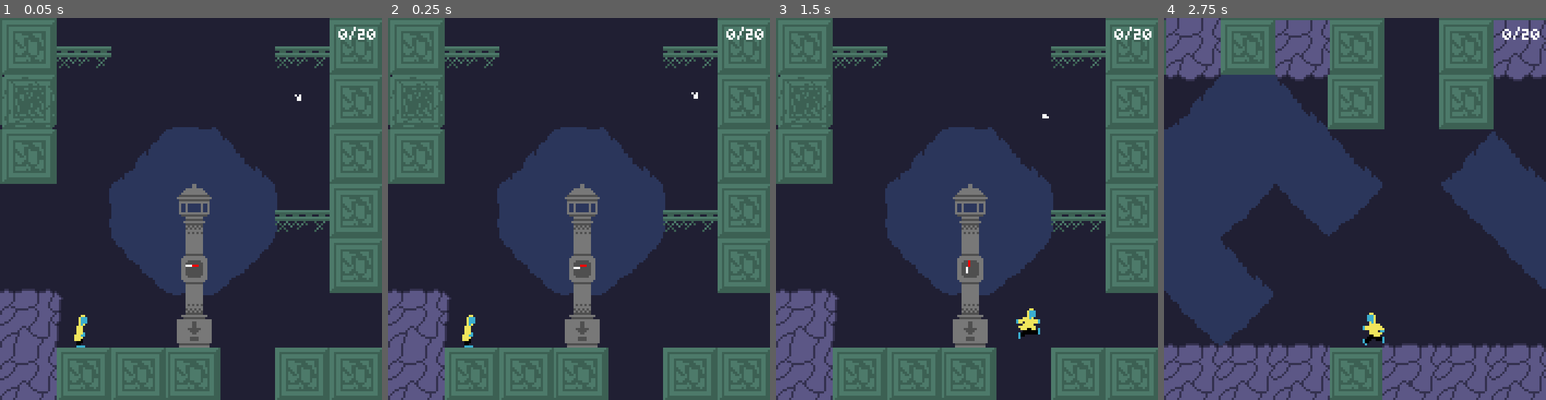
Above: before the commit, frames 1-4 (left to right).
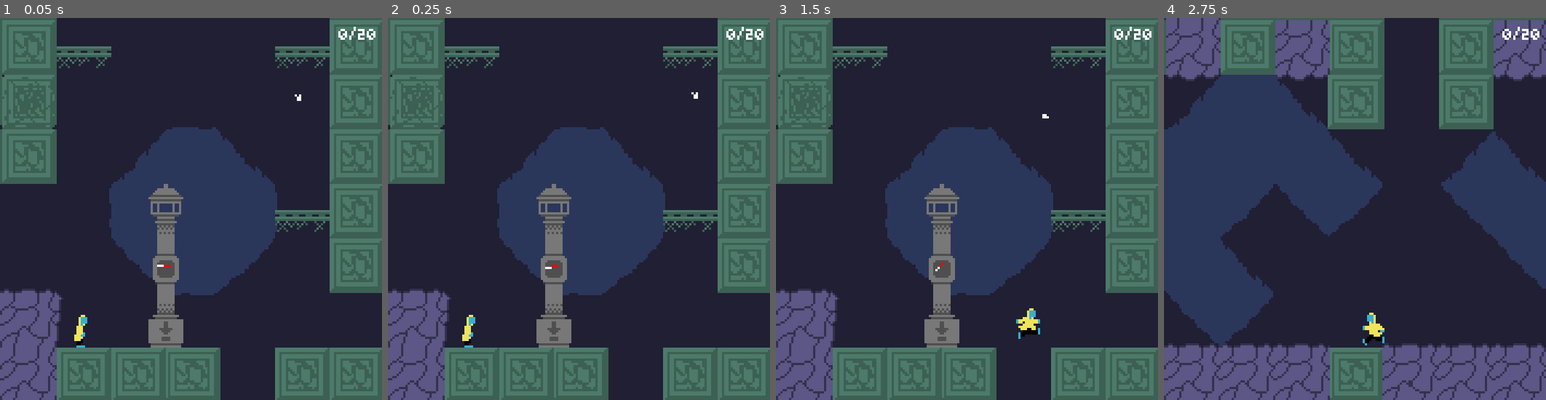
Above: after the commit, the same moments.

Repository: tabrasel/Glowkeeper
Game: Godot game, scene res://scenes/game.tscn
Two runs of this game, one before a commit and one after it. Both use one fixed random seed, a clock stepped at 60 frames per second and the inputs below.
Inputs:
- Up to frame 1 (0.05 s): no input
- Up to frame 2 (0.25 s): no input
- Up to frame 3 (1.5 s): hold Right (ui_right) from 0.53 s (still down); tap Z (jump) at 0.77 s
- Up to frame 4 (2.75 s): tap Z (jump) at 1.52 s; release Right (ui_right) at 2.03 s; hold Left (ui_left) from 2.03 s (still down)

The runs differ from the first frame. In frame 1, 4.7% of the frame differs, in the area x 38-56%, y 43-87%; in frame 2, 4.7%; in frame 3, 4.7%; in frame 4, nothing differs.

Commit message:
Fix fireflies targeting lantern top upon deposit

Diff:
--- a/scenes/lantern.tscn
+++ b/scenes/lantern.tscn
@@ -41,22 +41,9 @@
 }]
 
 [sub_resource type="RectangleShape2D" id="RectangleShape2D_3m7kd"]
-size = Vector2(16, 8)
-
-[sub_resource type="Curve2D" id="Curve2D_148v1"]
-_data = {
-"points": PackedVector2Array(0, 0, 0, 0, 1, -9, -5.48008, 21.39, 5.48008, -21.39, -15, -43, 0, 0, 0, 0, 11, -64)
-}
-point_count = 3
-
-[sub_resource type="Curve2D" id="Curve2D_pwod2"]
-_data = {
-"points": PackedVector2Array(0, 0, 0, 0, 25, -9, -1.23744, 21.2132, 1.23744, -21.2132, 42, -36, 0, 0, 0, 0, 15, -64)
-}
-point_count = 3
+size = Vector2(16, 15)
 
 [node name="Lantern" type="Node2D" node_paths=PackedStringArray("top_marker", "deposit_area", "deposit_sign_sprite")]
-position = Vector2(-13, 0)
 script = ExtResource("1_vihed")
 top_marker = NodePath("TopMarker")
 deposit_area = NodePath("DepositArea")
@@ -64,22 +51,22 @@
 firefly_resource = ExtResource("2_uhpnt")
 
 [node name="Sprite2D" type="Sprite2D" parent="."]
-position = Vector2(13, -37)
+position = Vector2(0, -37)
 texture = ExtResource("1_btv82")
 
 [node name="DepositSign" type="AnimatedSprite2D" parent="."]
-position = Vector2(13, -12)
+position = Vector2(0, -12)
 sprite_frames = SubResource("SpriteFrames_u4sbh")
 animation = &"idle"
 
 [node name="DepositArea" type="Area2D" parent="."]
 
 [node name="CollisionShape2D" type="CollisionShape2D" parent="DepositArea"]
-position = Vector2(13, -4)
+position = Vector2(0, -7.5)
 shape = SubResource("RectangleShape2D_3m7kd")
 
 [node name="Compass" type="Node2D" parent="." node_paths=PackedStringArray("spin_timer")]
-position = Vector2(13, -36)
+position = Vector2(0, -36)
 script = ExtResource("6_yop7w")
 spring_strength = 0.2
 spring_damping = 0.04
@@ -91,15 +78,7 @@
 one_shot = true
 
 [node name="TopMarker" type="Marker2D" parent="."]
-position = Vector2(13, -64)
-
-[node name="DepositPaths" type="Node2D" parent="."]
-
-[node name="Path1" type="Path2D" parent="DepositPaths"]
-curve = SubResource("Curve2D_148v1")
-
-[node name="Path2" type="Path2D" parent="DepositPaths"]
-curve = SubResource("Curve2D_pwod2")
+position = Vector2(0, -64)
 
 [connection signal="body_entered" from="DepositArea" to="." method="_on_deposit_area_body_entered"]
 [connection signal="body_exited" from="DepositArea" to="." method="_on_deposit_area_body_exited"]
--- a/scripts/firefly.gd
+++ b/scripts/firefly.gd
@@ -78,16 +78,16 @@
 
 func deposit():
 	state = FireflyState.DEPOSITED
-	_target_position = _lantern.top_marker.global_position
+	_target_anchor = _lantern.top_marker.global_position
 
 func _update_target():
 	_target_offset.x = randf_range(-8, 8)
 	_target_offset.y = randf_range(-8, 8)
 
 func _draw():
-	var direction_to_target: Vector2 = (_target_position - global_position).normalized()
+	#var direction_to_target: Vector2 = (_target_position - global_position).normalized()
 	#draw_line(Vector2.ZERO, velocity, Color.ORANGE)
-	#draw_circle(Vector2.ZERO - Vector2(10, 10), 3, Color.ORANGE)
+	#draw_circle(global_position - _target_position, 3, Color.ORANGE)
 	pass
 
 func _on_target_reposition_timer_timeout():
Not shown: 1 places in scenes/lantern.tscn that only renumber resources
